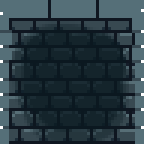
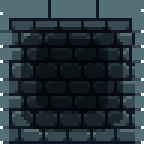
Revision of a layered 144px x 144px image; what changed, layer by layer:
removed layer "Rounded Rectangle 1" (1st of 2) (was 62%) over 21, 27, 126, 135
removed layer "Rounded Rectangle 1" (2nd of 2) (was 40%) over 12, 21, 129, 141
added layer "Rectangle 1" (1st of 2) (multiply, 55%) above "Rectangle 1" over 36, 39, 108, 114
added layer "Rectangle 1" (2nd of 2) (multiply, 55%) above "Layer 11" over 21, 27, 123, 132
painted on "Layer 10" over 0, 141, 144, 144
painted on "Layer 3" over 0, 141, 144, 144
painted on "Layer 4" over 0, 141, 144, 144
